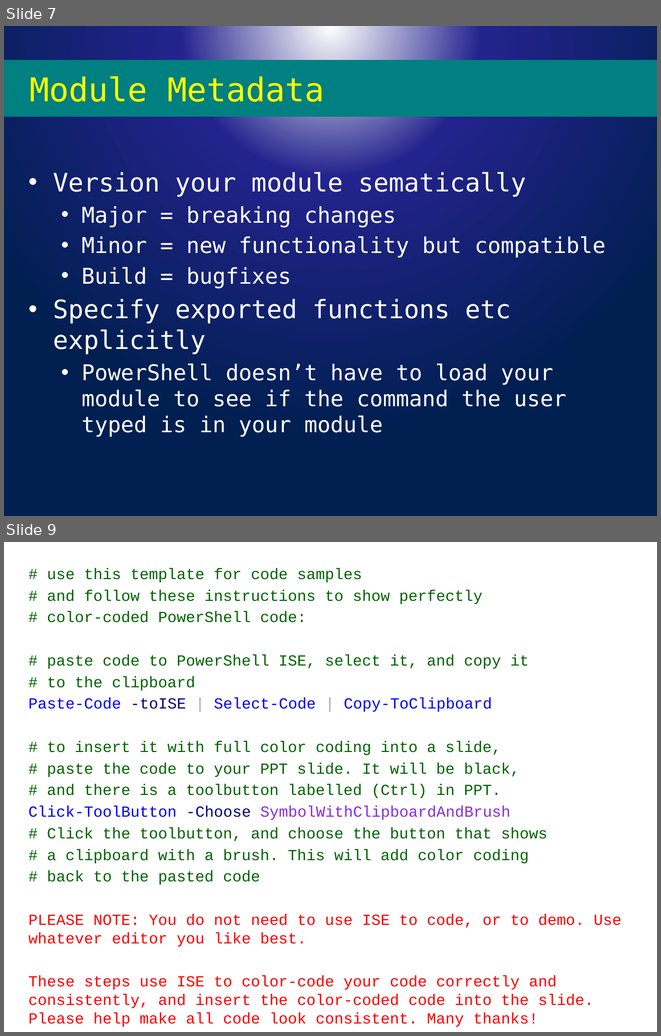
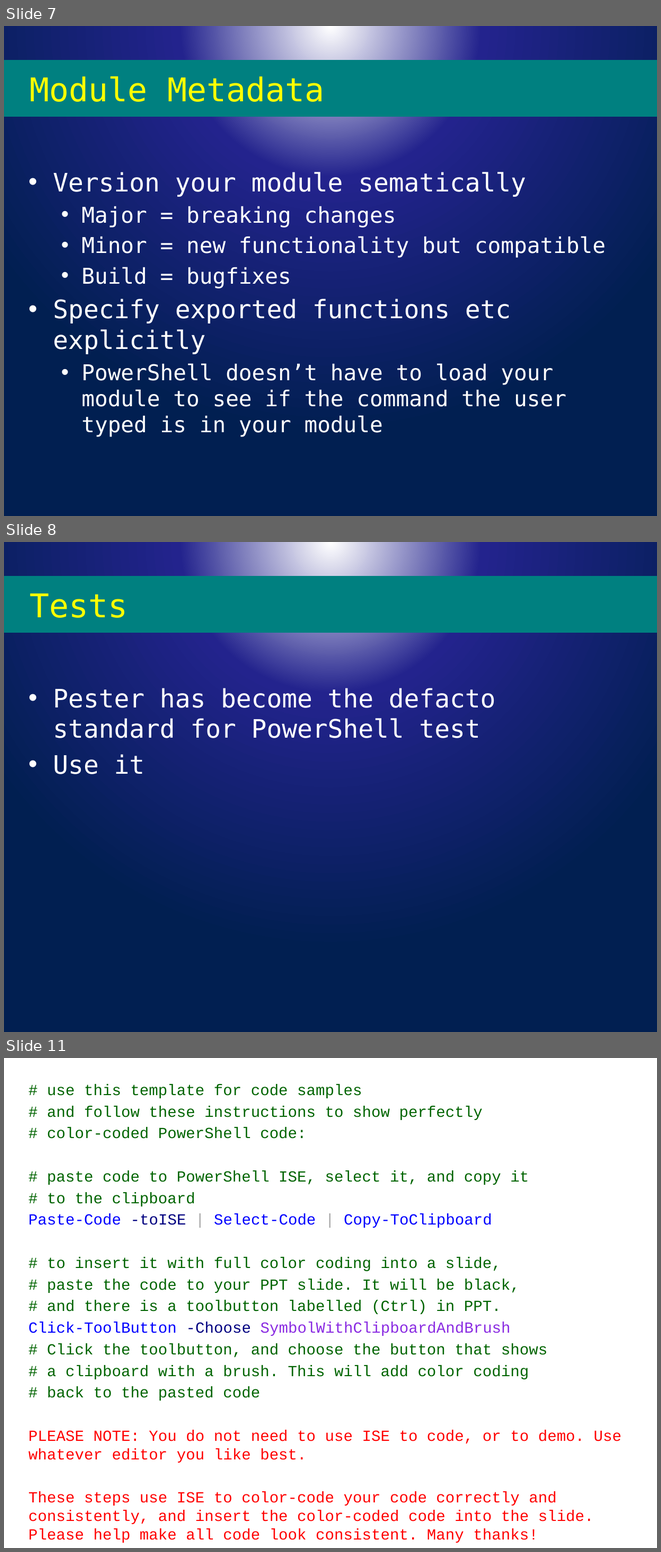
Before and after one commit to powercode/PSConfEU, a slide deck: PSCONFEU_Modules2017.pptx. Shown one above the other, each under a label of ours: slides 7 and 9 before the commit, slides 7, 8 and 11 after it; the slides between them are not shown. The pictures are 661x1036 and 661x1552 pixels, drawn with LibreOffice and Linux fonts; fonts in the diff are those of the drawing; background and template pictures are left out. Boxes give left, top, right and bottom in pixels: in the first picture for what was removed or moved away, otherwise in the second. Text is boxed around its words. In the diff, an @@ line names an element or a change of style, - is before the commit and + after.

```diff
--- a/PSCONFEU_Modules2017.pptx
+++ b/PSCONFEU_Modules2017.pptx
@@ slide 8 added at bbox=[4, 542, 657, 1032], background picture (left out) @@
@@ title added at bbox=[4, 576, 657, 633], fill #008080, 36 pt, text #FFFF00 @@
+Tests
@@ text added at bbox=[53, 688, 496, 774], 28 pt, text #FFFFFF @@
+• Pester has become the defacto standard for PowerShell test
+• Use it
@@ what was slide 9 is now slide 11 @@
```
Also in this commit, not shown: 2 slides changed, 1 other slide added, 1 other file.
